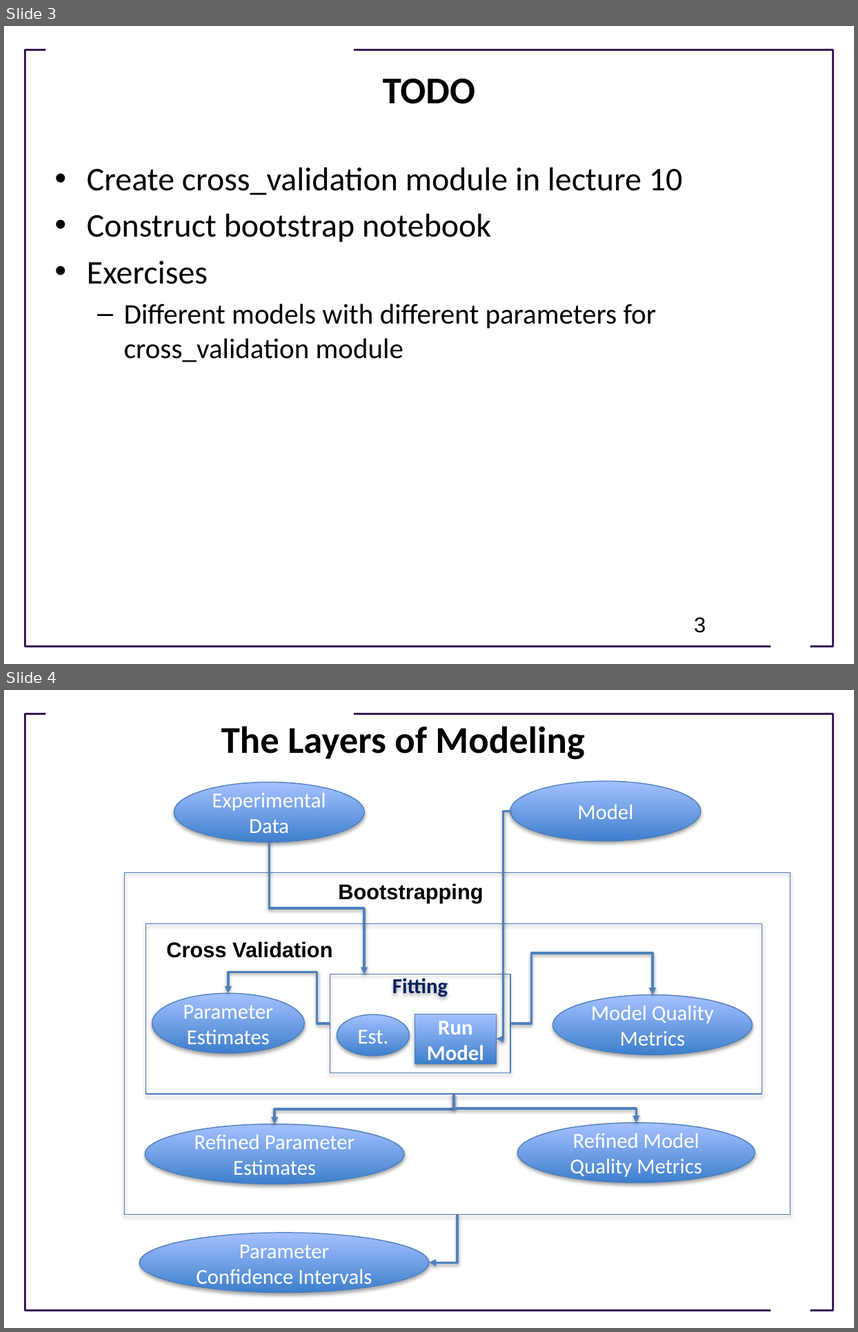
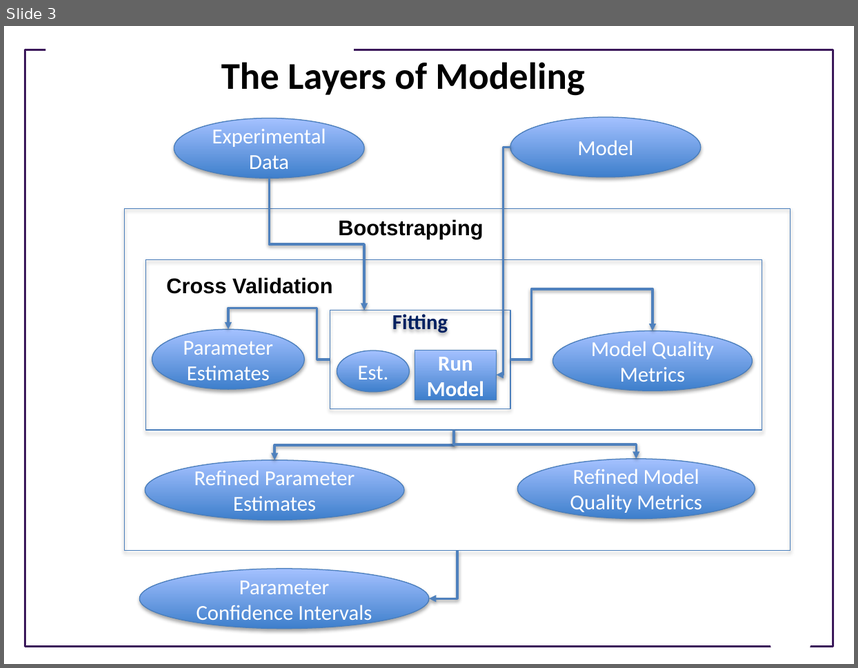
Before and after one commit to ModelEngineering/advancing-biomedical-models, a slide deck: lectures/lecture_11/Lecture_11_Parameter_Confidence_Intervals_With_Bootstrapping.pptx. Shown one above the other, each under a label of ours: slides 3 and 4 before the commit, slide 3 after it. The pictures are 858x1332 and 858x668 pixels, drawn with LibreOffice and Linux fonts; fonts in the diff are those of the drawing; background and template pictures are left out. Boxes give left, top, right and bottom in pixels: in the first picture for what was removed or moved away, otherwise in the second. Text is boxed around its words. In the diff, an @@ line names an element or a change of style, - is before the commit and + after.

```diff
--- a/lectures/lecture_11/Lecture_11_Parameter_Confidence_Intervals_With_Bootstrapping.pptx
+++ b/lectures/lecture_11/Lecture_11_Parameter_Confidence_Intervals_With_Bootstrapping.pptx
@@ slide 3 removed at (4, 26, 854, 664), background #FFFFFF; not listed: 3 template elements that a slide beside it also shows @@
@@ title removed at (383, 78, 475, 104) @@
-TODO
@@ text removed at (87, 167, 682, 362) @@
-• Create cross_validation module in lecture 10
-• Construct bootstrap notebook
-• Exercises
-  – Different models with different parameters for cross_validation module
@@ page number removed at (694, 617, 706, 633) @@
-3
@@ what was slide 4 is now slide 3 @@
```
Also in this commit, not shown: 3 slides changed, 5 slides added.
